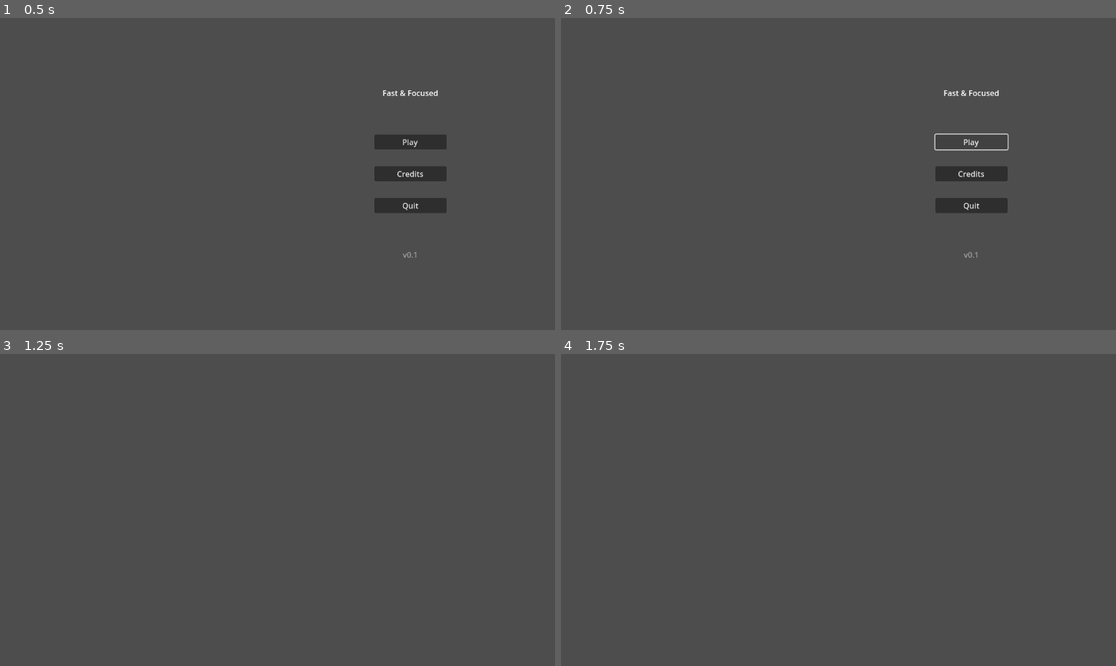
Above: before the commit, frames 1-4 (two rows, left to right).
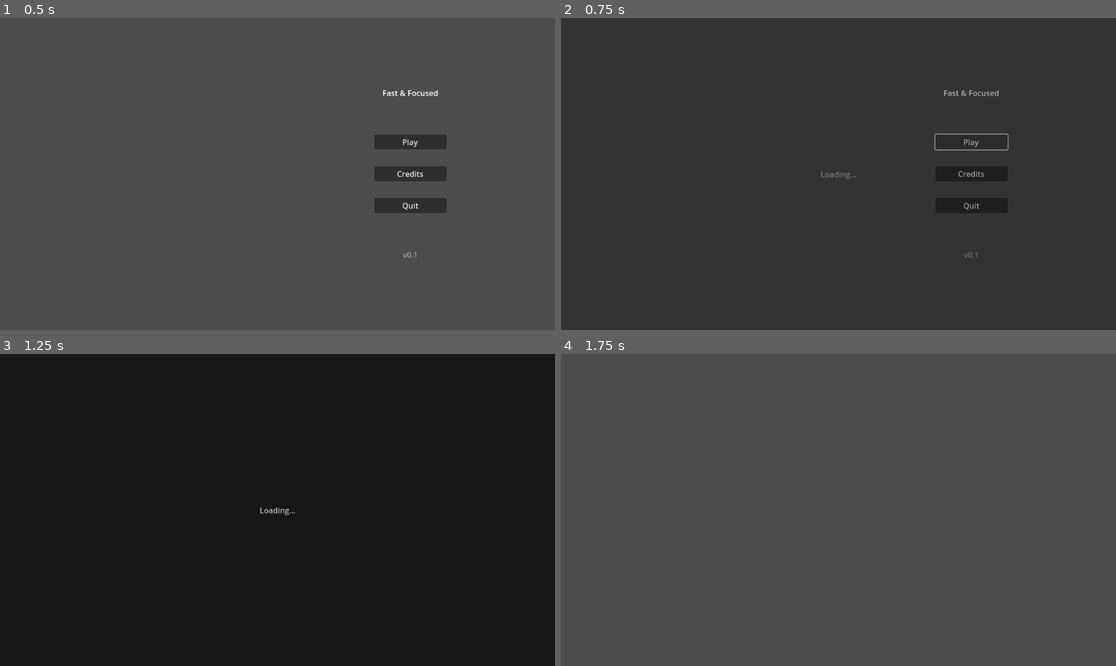
Above: after the commit, the same moments.

Repository: jame581/FastAndFocused
Game: Godot game, scene res://maps/main_menu.tscn
The game is run twice, just before and just after one commit, with the same random seed, the same clock (stepped at 60 frames per second) and the same inputs.
Inputs:
- Up to frame 1 (0.5 s): no input
- Up to frame 2 (0.75 s): click "Play" at 0.5 s
- Up to frame 3 (1.25 s): no input
- Up to frame 4 (1.75 s): no input

Frame 1 is identical in both runs. In frame 2, 98% of the frame differs, in the area x 0-100%, y 0-100%; in frame 3, 100%; in frame 4, nothing differs.

Commit message:
Refactor scene animations for fade in/out transitions and update node paths

Diff:
--- a/source/scenes/autoloads/scene_changer.tscn
+++ b/source/scenes/autoloads/scene_changer.tscn
@@ -20,92 +20,29 @@
 tracks/1/type = "value"
 tracks/1/imported = false
 tracks/1/enabled = true
-tracks/1/path = NodePath("Label:self_modulate")
+tracks/1/path = NodePath(".:visible")
 tracks/1/interp = 1
 tracks/1/loop_wrap = true
 tracks/1/keys = {
+"times": PackedFloat32Array(0),
+"transitions": PackedFloat32Array(1),
+"update": 1,
+"values": [true]
+}
+tracks/2/type = "value"
+tracks/2/imported = false
+tracks/2/enabled = true
+tracks/2/path = NodePath("Label:self_modulate")
+tracks/2/interp = 1
+tracks/2/loop_wrap = true
+tracks/2/keys = {
 "times": PackedFloat32Array(0, 0.5),
 "transitions": PackedFloat32Array(1, 1),
 "update": 0,
 "values": [Color(1, 1, 1, 0), Color(1, 1, 1, 1)]
 }
-tracks/2/type = "value"
-tracks/2/imported = false
-tracks/2/enabled = true
-tracks/2/path = NodePath("Label:visible")
-tracks/2/interp = 1
-tracks/2/loop_wrap = true
-tracks/2/keys = {
-"times": PackedFloat32Array(0),
-"transitions": PackedFloat32Array(1),
-"update": 1,
-"values": [true]
-}
-tracks/3/type = "value"
-tracks/3/imported = false
-tracks/3/enabled = true
-tracks/3/path = NodePath("ColorRect:visible")
-tracks/3/interp = 1
-tracks/3/loop_wrap = true
-tracks/3/keys = {
-"times": PackedFloat32Array(0),
-"transitions": PackedFloat32Array(1),
-"update": 1,
-"values": [true]
-}
 
 [sub_resource type="Animation" id="Animation_ft37k"]
-length = 0.001
-tracks/0/type = "value"
-tracks/0/imported = false
-tracks/0/enabled = true
-tracks/0/path = NodePath("ColorRect:color")
-tracks/0/interp = 1
-tracks/0/loop_wrap = true
-tracks/0/keys = {
-"times": PackedFloat32Array(0),
-"transitions": PackedFloat32Array(1),
-"update": 0,
-"values": [Color(0, 0, 0, 0)]
-}
-tracks/1/type = "value"
-tracks/1/imported = false
-tracks/1/enabled = true
-tracks/1/path = NodePath("Label:self_modulate")
-tracks/1/interp = 1
-tracks/1/loop_wrap = true
-tracks/1/keys = {
-"times": PackedFloat32Array(0),
-"transitions": PackedFloat32Array(1),
-"update": 0,
-"values": [Color(1, 1, 1, 0)]
-}
-tracks/2/type = "value"
-tracks/2/imported = false
-tracks/2/enabled = true
-tracks/2/path = NodePath("Label:visible")
-tracks/2/interp = 1
-tracks/2/loop_wrap = true
-tracks/2/keys = {
-"times": PackedFloat32Array(0),
-"transitions": PackedFloat32Array(1),
-"update": 1,
-"values": [true]
-}
-tracks/3/type = "value"
-tracks/3/imported = false
-tracks/3/enabled = true
-tracks/3/path = NodePath("ColorRect:visible")
-tracks/3/interp = 1
-tracks/3/loop_wrap = true
-tracks/3/keys = {
-"times": PackedFloat32Array(0),
-"transitions": PackedFloat32Array(1),
-"update": 1,
-"values": [true]
-}
-
-[sub_resource type="Animation" id="Animation_yywcc"]
 resource_name = "fade_out"
 length = 0.5
 tracks/0/type = "value"
@@ -135,33 +72,60 @@
 tracks/2/type = "value"
 tracks/2/imported = false
 tracks/2/enabled = true
-tracks/2/path = NodePath("ColorRect:visible")
+tracks/2/path = NodePath(".:visible")
 tracks/2/interp = 1
 tracks/2/loop_wrap = true
 tracks/2/keys = {
-"times": PackedFloat32Array(0.5),
+"times": PackedFloat32Array(0, 0.5),
+"transitions": PackedFloat32Array(1, 1),
+"update": 1,
+"values": [true, false]
+}
+
+[sub_resource type="Animation" id="Animation_yywcc"]
+length = 0.001
+tracks/0/type = "value"
+tracks/0/imported = false
+tracks/0/enabled = true
+tracks/0/path = NodePath("ColorRect:color")
+tracks/0/interp = 1
+tracks/0/loop_wrap = true
+tracks/0/keys = {
+"times": PackedFloat32Array(0),
+"transitions": PackedFloat32Array(1),
+"update": 0,
+"values": [Color(0, 0, 0, 0)]
+}
+tracks/1/type = "value"
+tracks/1/imported = false
+tracks/1/enabled = true
+tracks/1/path = NodePath(".:visible")
+tracks/1/interp = 1
+tracks/1/loop_wrap = true
+tracks/1/keys = {
+"times": PackedFloat32Array(0),
 "transitions": PackedFloat32Array(1),
 "update": 1,
-"values": [false]
+"values": [true]
 }
-tracks/3/type = "value"
-tracks/3/imported = false
-tracks/3/enabled = true
-tracks/3/path = NodePath("Label:visible")
-tracks/3/interp = 1
-tracks/3/loop_wrap = true
-tracks/3/keys = {
-"times": PackedFloat32Array(0.5),
+tracks/2/type = "value"
+tracks/2/imported = false
+tracks/2/enabled = true
+tracks/2/path = NodePath("Label:self_modulate")
+tracks/2/interp = 1
+tracks/2/loop_wrap = true
+tracks/2/keys = {
+"times": PackedFloat32Array(0),
 "transitions": PackedFloat32Array(1),
-"update": 1,
-"values": [false]
+"update": 0,
+"values": [Color(1, 1, 1, 1)]
 }
 
 [sub_resource type="AnimationLibrary" id="AnimationLibrary_yywcc"]
 _data = {
-&"RESET": SubResource("Animation_ft37k"),
+&"RESET": SubResource("Animation_yywcc"),
 &"fade_in": SubResource("Animation_cxkab"),
-&"fade_out": SubResource("Animation_yywcc")
+&"fade_out": SubResource("Animation_ft37k")
 }
 
 [node name="SceneChanger" type="CanvasLayer"]
@@ -177,7 +141,6 @@
 color = Color(0, 0, 0, 0)
 
 [node name="Label" type="Label" parent="."]
-self_modulate = Color(1, 1, 1, 0)
 anchors_preset = 8
 anchor_left = 0.5
 anchor_top = 0.5
